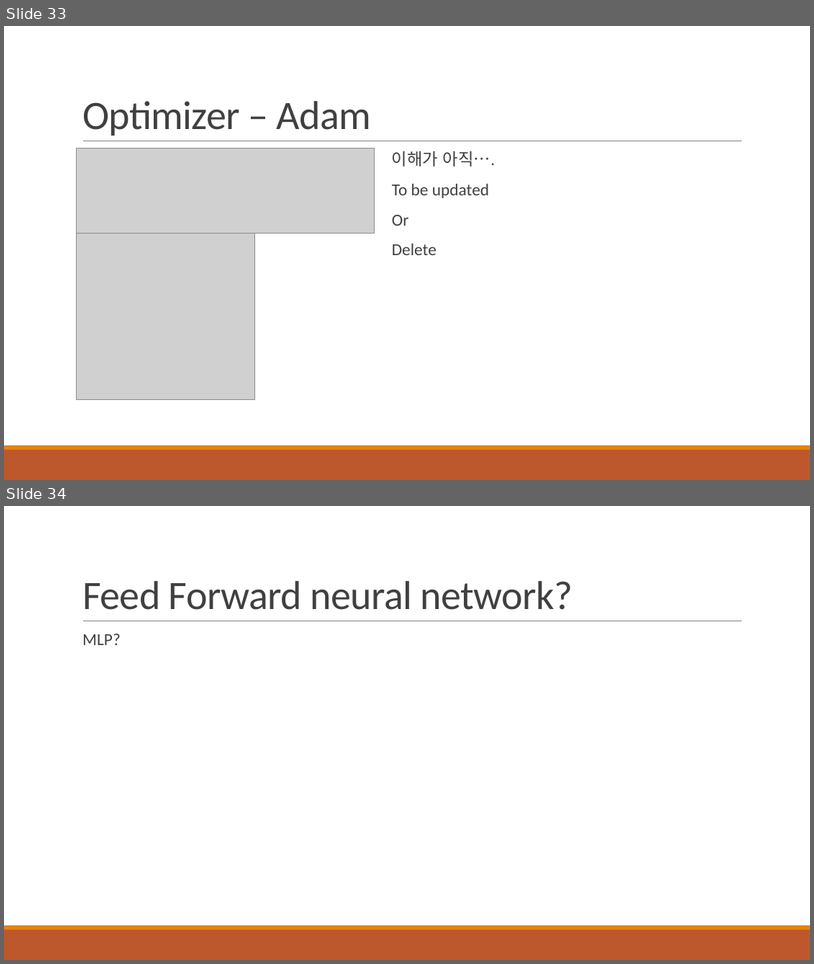
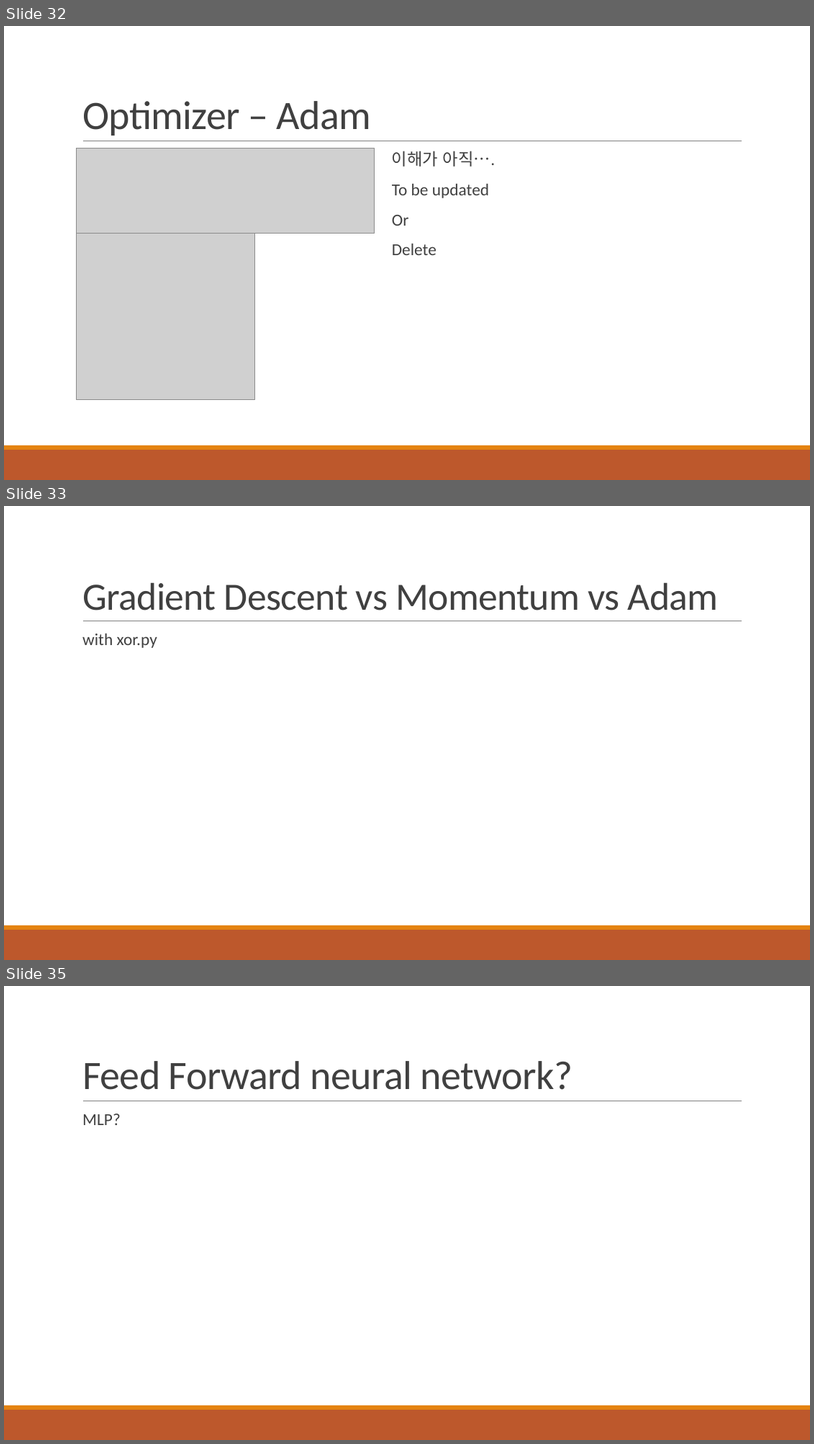
Before and after one commit to HYU-AILAB/ai-seminar, a slide deck: 01. MLP & FFNN/MLP_FFNN_김병조.pptx. Shown one above the other, each under a label of ours: slides 33 and 34 before the commit, slides 32, 33 and 35 after it; the slides between them are not shown. The pictures are 814x964 and 814x1444 pixels, drawn with LibreOffice and Linux fonts; fonts in the diff are those of the drawing; grey boxes stand for pictures. Boxes give left, top, right and bottom in pixels: in the first picture for what was removed or moved away, otherwise in the second. Text is boxed around its words. In the diff, an @@ line names an element or a change of style, - is before the commit and + after.

```diff
--- a/01. MLP & FFNN/MLP_FFNN_김병조.pptx
+++ b/01. MLP & FFNN/MLP_FFNN_김병조.pptx
@@ slide 33 added at (4, 506, 810, 960), background #FFFFFF; not listed: 3 template elements that a slide beside it also shows @@
@@ title added at (82, 582, 719, 610), 46 pt, text #404040 @@
+Gradient Descent vs Momentum vs Adam
@@ text added at (82, 633, 157, 648), 20 pt, text #404040 @@
+  with xor.py
@@ what was slide 33 is now slide 32 @@
@@ what was slide 34 is now slide 35 @@
```
Also in this commit, not shown: 3 slides changed, 5 other slides added, 2 slides removed, 4 other files.
